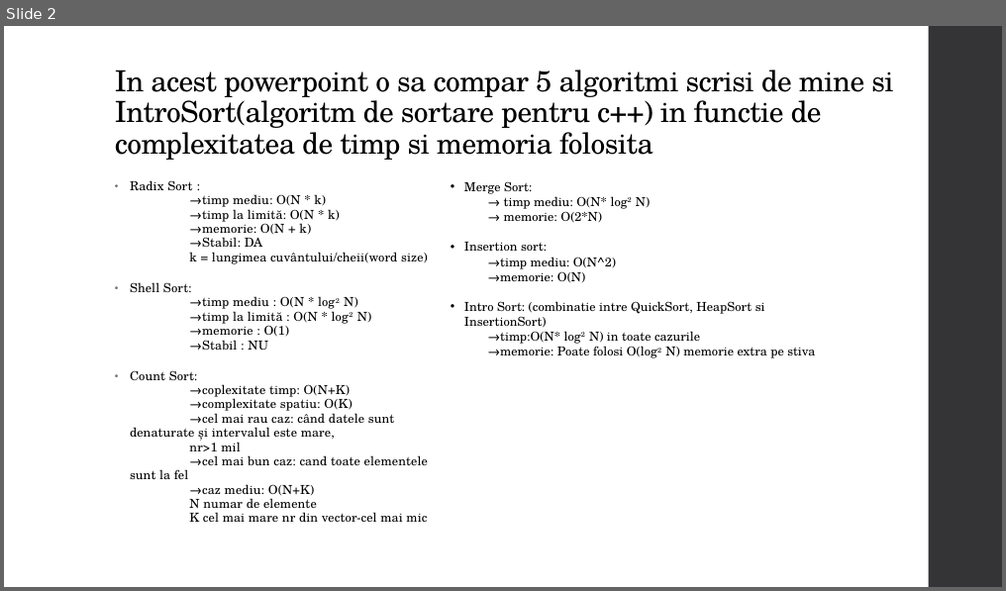
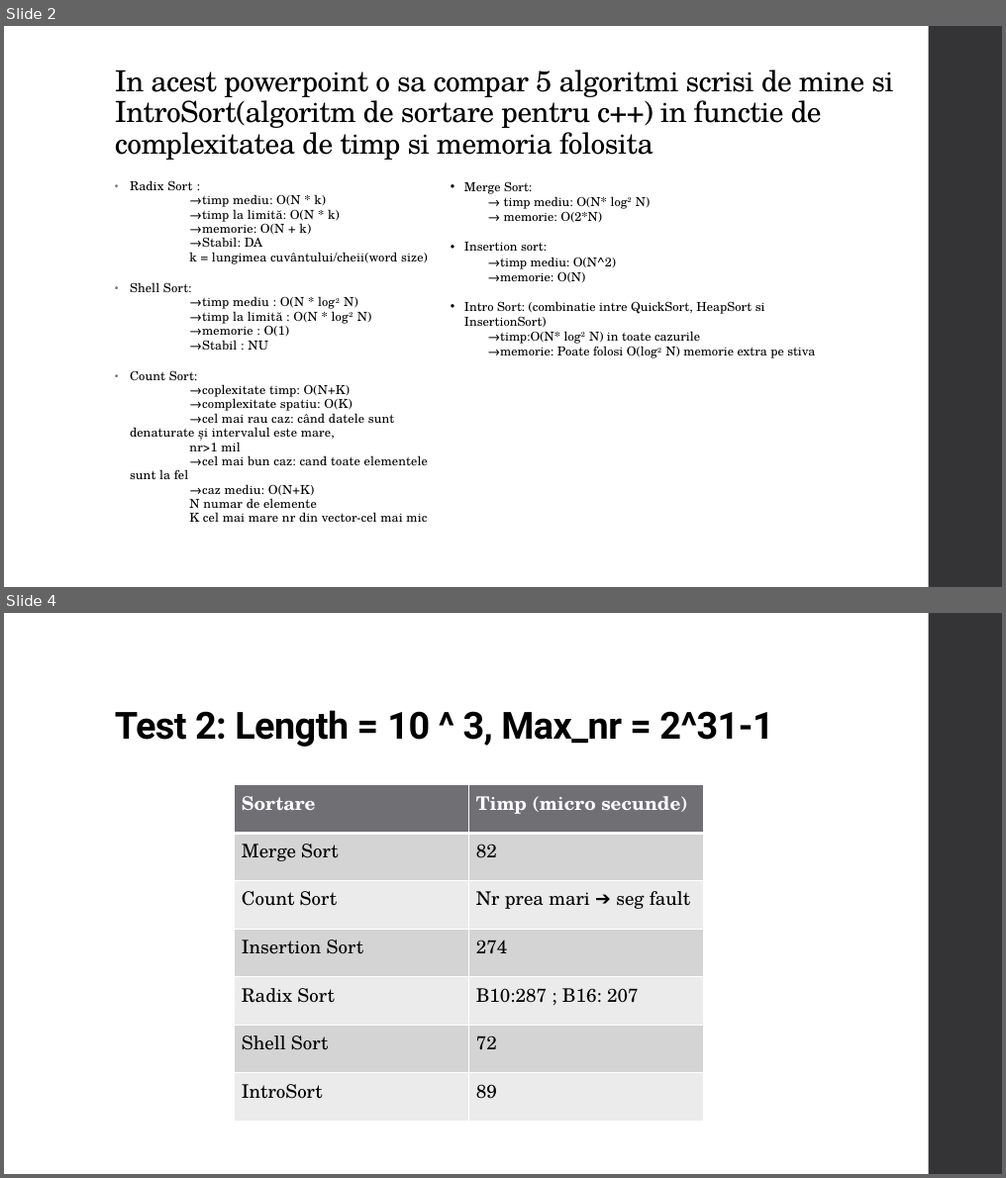
Before and after one commit to CybotTK/Data-Structures, a slide deck: Proiect SD-Algoritmi de sortare.pptx. Shown one above the other, each under a label of ours: slide 2 before the commit, slides 2 and 4 after it; the slides between them are not shown. The pictures are 1006x591 and 1006x1178 pixels, drawn with LibreOffice and Linux fonts; fonts in the diff are those of the drawing. Boxes give left, top, right and bottom in pixels: in the first picture for what was removed or moved away, otherwise in the second. Text is boxed around its words. In the diff, an @@ line names an element or a change of style, - is before the commit and + after.

```diff
--- a/Proiect SD-Algoritmi de sortare.pptx
+++ b/Proiect SD-Algoritmi de sortare.pptx
@@ slide 4 added at [4, 613, 1002, 1174], background #FFFFFF; not listed: 1 template element that a slide beside it also shows @@
@@ title added at [115, 710, 773, 747], 36 pt, text #000000, bold @@
+Test 2: Length = 10 ^ 3, Max_nr = 2^31-1
@@ table added at [234, 785, 703, 1122], 7 rows, 2 columns @@
+Sortare | Timp (micro secunde)
+Merge Sort | 82
+Count Sort | Nr prea mari ➔ seg fault
+Insertion Sort | 274
+Radix Sort | B10:287 ; B16: 207
+Shell Sort | 72
+IntroSort | 89
```
Also in this commit, not shown: 1 slide changed, 1 other slide added, 4 other files.
